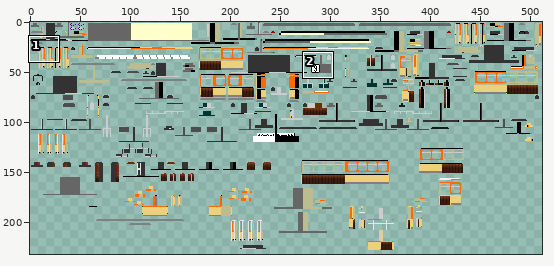
A sprite sheet gets an edit: src/main/resources/assets/tc/textures/trains/Duewag_GT6ER_Grey.png. Above, an overview of the earlier version with the close-up marked.
Close-up. As it was:
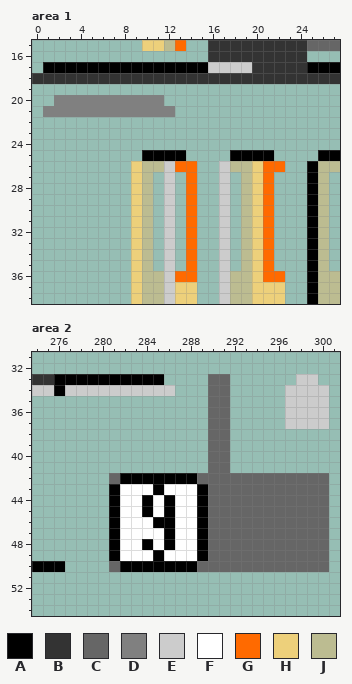
The file is 512x256 pixels. Colours within 5 levels of each other are drawn and written as one. Shown: area 1: x 0..27, y 15..38; area 2: x 274..301, y 31..54. The wide view leaves out empty margins. The commit also changed other parts of the picture, which this record leaves out.
Palette (. is transparent): A #000000  B #333333  C #666666  D #808080  E #cccccc  F #ffffff  G #ff6a00  H #edd07b  J #bcbc91
Pixels before, area 1, first column x 0:
15 ..........HHJG..BBBBBBBBBCCC
16 ................BBBBBBBBB...
17 .AAAAAAAAAAAAAAAEEEEBBBBBAAA
18 BBBBBBBBBBBBBBBBBBBBBBBBBBBB
19 ............................
20 ..DDDDDDDDDD................
21 .DDDDDDDDDDDD...............
22 ............................
23 ............................
24 ............................
25 ..........AAAA....AAAA....AA
26 .........HJJEGG..EJJHGG..AJJ
27 .........HJ.E.G..E.JHG...AJ.
28 .........HJ.E.G..E.JHG...AJ.
29 .........HJ.E.G..E.JHG...AJ.
30 .........HJ.E.G..E.JHG...AJ.
31 .........HJ.E.G..E.JHG...AJ.
32 .........HJ.E.G..E.JHG...AJ.
33 .........HJ.E.G..E.JHG...AJ.
34 .........HJ.E.G..E.JHG...AJ.
35 .........HJ.E.G..E.JHG...AJ.
36 .........HJJEGG..EJJHGG..AJJ
37 .........HJJEHH..EJJHHH..AJJ
38 .........HJJEHH..EJJHHH..AJJ
Pixels before, area 2, first column x 274:
33 BBAAAAAAAAAA....CC......EE.
34 EEAEEEEEEEEEE...CC.....EEEE
35 ................CC.....EEEE
36 ................CC.....EEEE
37 ................CC.....EEEE
38 ................CC.........
39 ................CC.........
40 ................CC.........
41 ................CC.........
42 .......CAAAAAAACCCCCCCCCCCC
43 .......AFFFAFFFACCCCCCCCCCC
44 .......AFFAFAFFACCCCCCCCCCC
45 .......AFFAFAFFACCCCCCCCCCC
46 .......AFFFAAFFACCCCCCCCCCC
47 .......AFFFFAFFACCCCCCCCCCC
48 .......AFFAFAFFACCCCCCCCCCC
49 .......AFFFAFFFACCCCCCCCCCC
50 AAA....CAAAAAAACCCCCCCCCCCC
And afterwards:
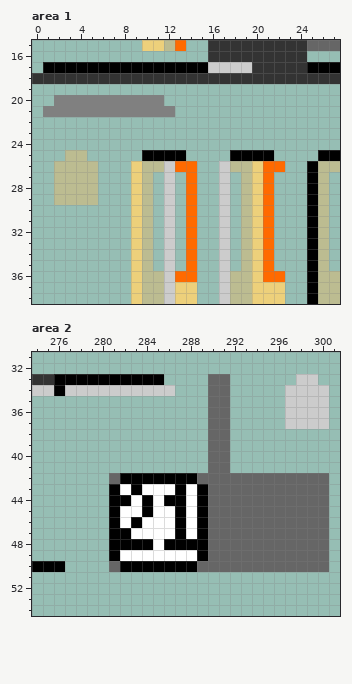
From old to new:
Area 1:
The author put colour J in row 25 at x 3 to 4; in rows 26 to 29 at x 2 to 5.
Area 2:
Colour F becomes colour A in row 43 at x 283 and 287; in row 44 at x 282 and 287; in row 45 at x 287; in row 46 at x 283 and 287; in row 47 at x 282 and 287; in row 48 at x 282 to 283 and 287 to 288.
Colour A becomes colour F in row 43 at x 285; in row 45 at x 286; in row 46 at x 285 to 286; in row 47 at x 286; in row 49 at x 285.
